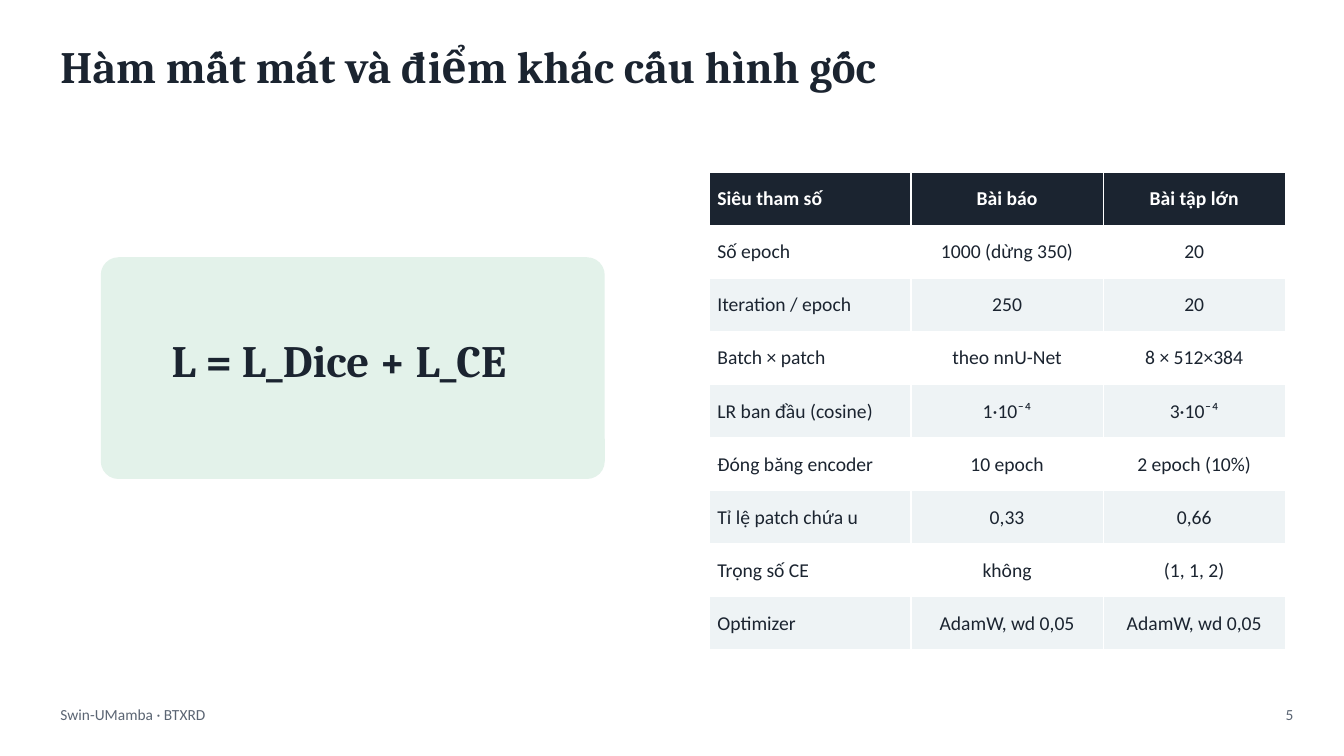
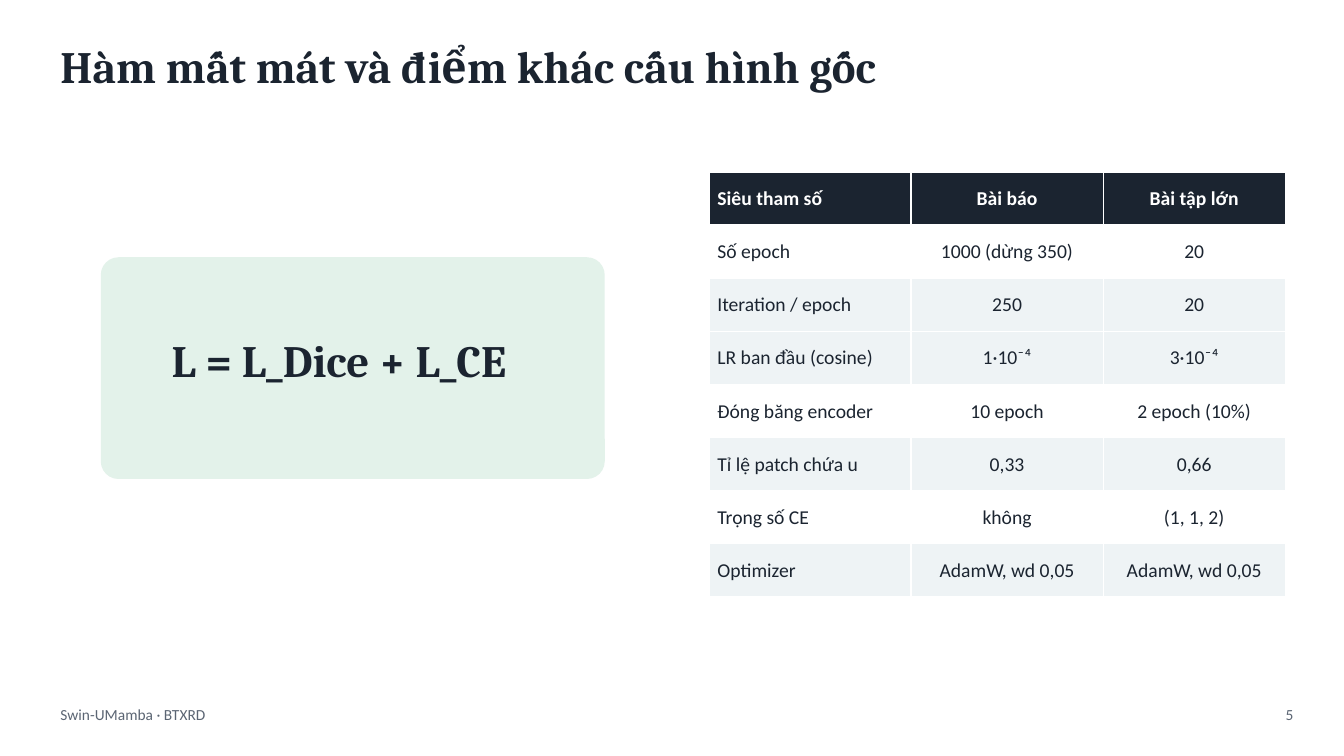
Before and after one commit to 67htb5vn/Swin-UMamba, a slide deck: slide 6 of slide.pptx. Drawn at 1344x756 pixels with LibreOffice and Linux fonts; fonts in the diff are those of the drawing. Boxes give left, top, right and bottom in pixels: in the first picture for what was removed or moved away, otherwise in the second. Text is boxed around its words. In the diff, an @@ line names an element or a change of style, - is before the commit and + after.

```diff
--- a/slide.pptx
+++ b/slide.pptx
@@ table at (710,172,1286,597) @@
-row 4: Batch × patch | theo nnU-Net | 8 × 512×384
```
Also in this commit, not shown: 6 other slides changed, 2 slides added, 3 slides removed, 9 other files.
